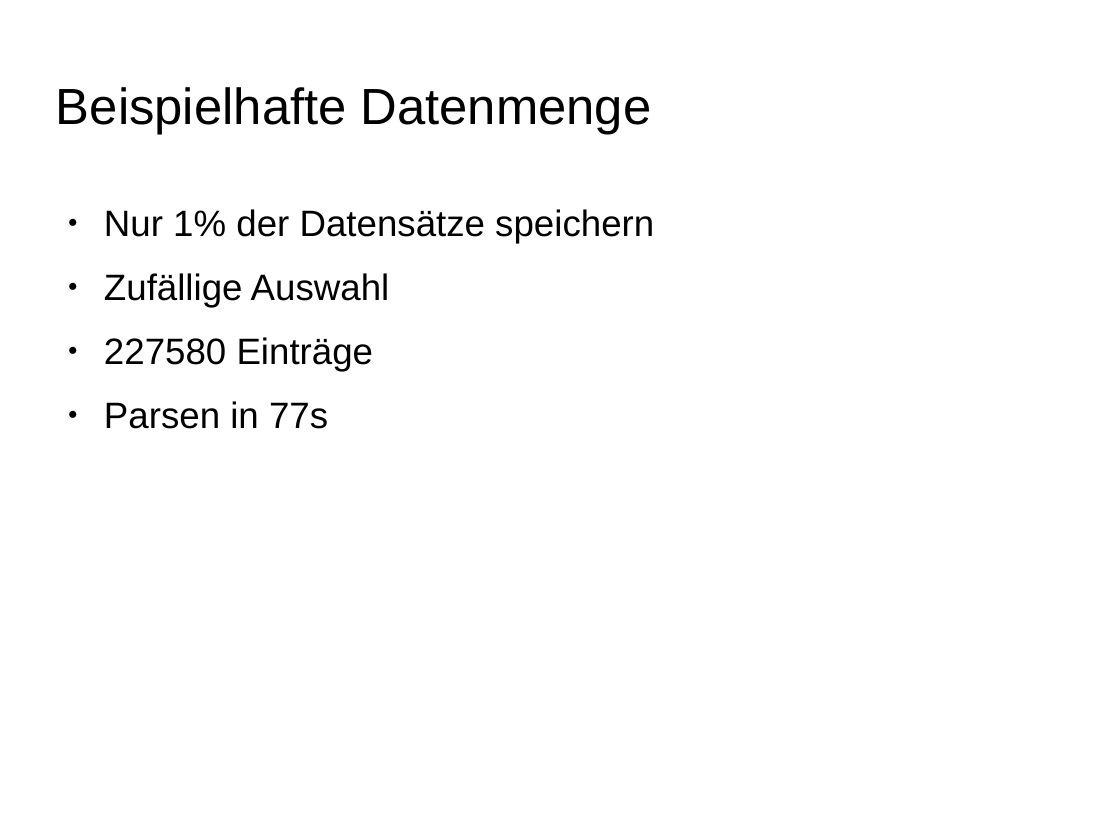
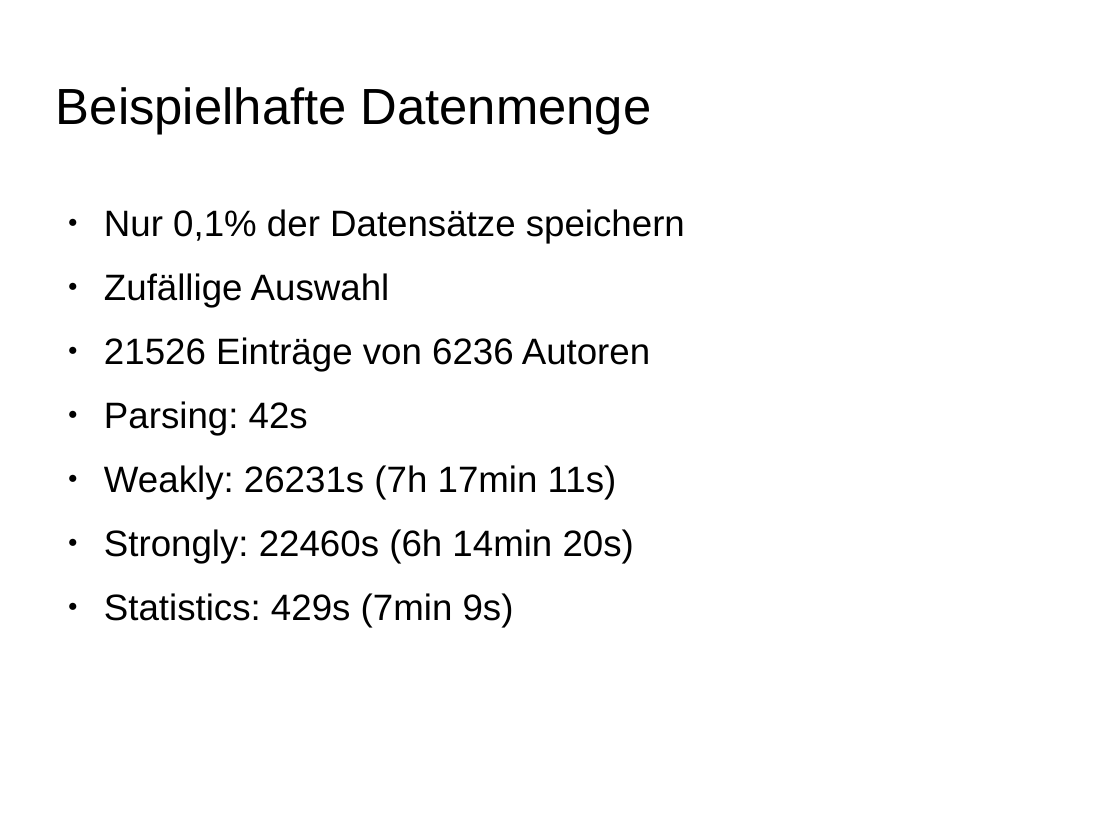
Before and after one commit to ScaDS/dblp-graphulo, a slide deck: slide 13 of doc/testat2.odp (slide 12 before the commit). Drawn at 1120x840 pixels with LibreOffice and Linux fonts; fonts in the diff are those of the drawing; background and template pictures are left out. Boxes give left, top, right and bottom in pixels: in the first picture for what was removed or moved away, otherwise in the second. Text is boxed around its words. In the diff, an @@ line names an element or a change of style, - is before the commit and + after.

```diff
--- a/doc/testat2.odp
+++ b/doc/testat2.odp
@@ text at <box>104,209,685,243</box>: text changed @@
-● Nur 1% der Datensätze speichern
+● Nur 0,1% der Datensätze speichern
@@ text at <box>104,337,650,628</box>: text changed @@
-● 227580 Einträge
-● Parsen in 77s
+● 21526 Einträge von 6236 Autoren
+● Parsing: 42s
+● Weakly: 26231s (7h 17min 11s)
+● Strongly: 22460s (6h 14min 20s)
+● Statistics: 429s (7min 9s)
```
Also in this commit, not shown: 4 other slides changed, 7 slides added, 1 slide removed, 6 other files.
